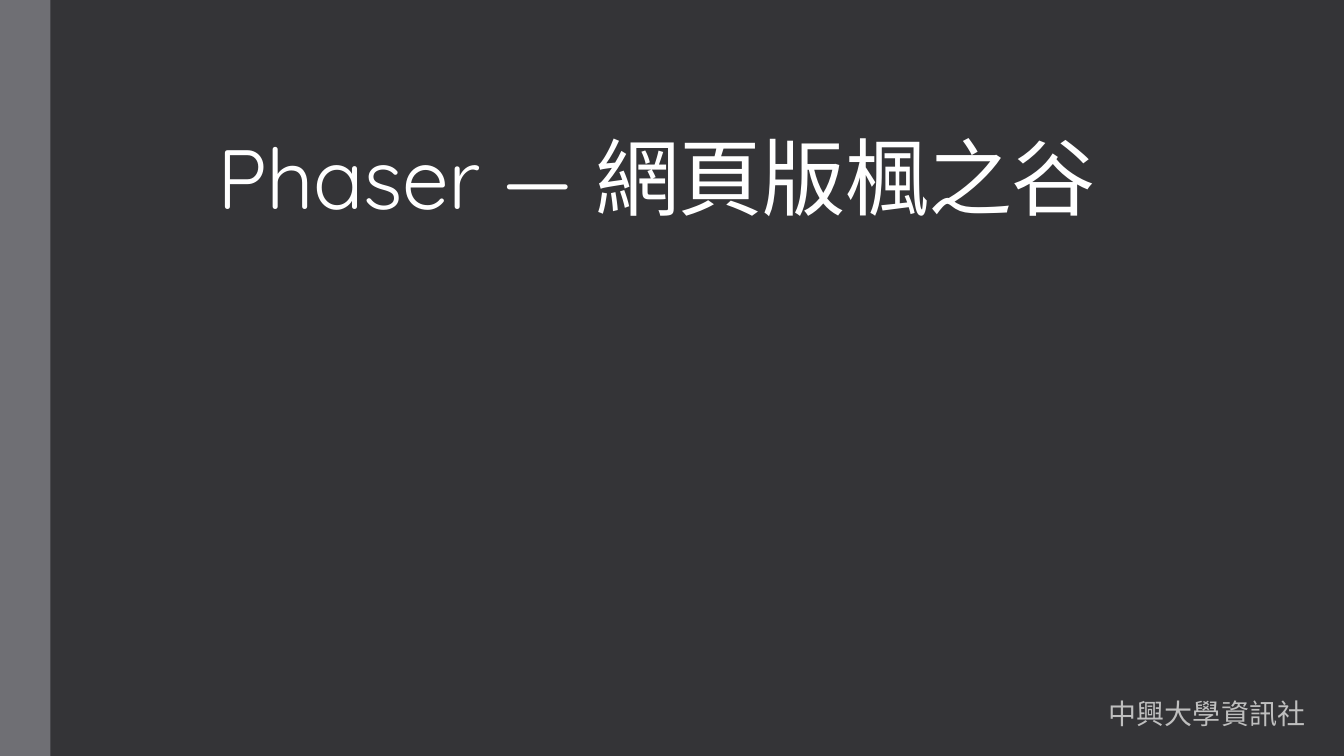
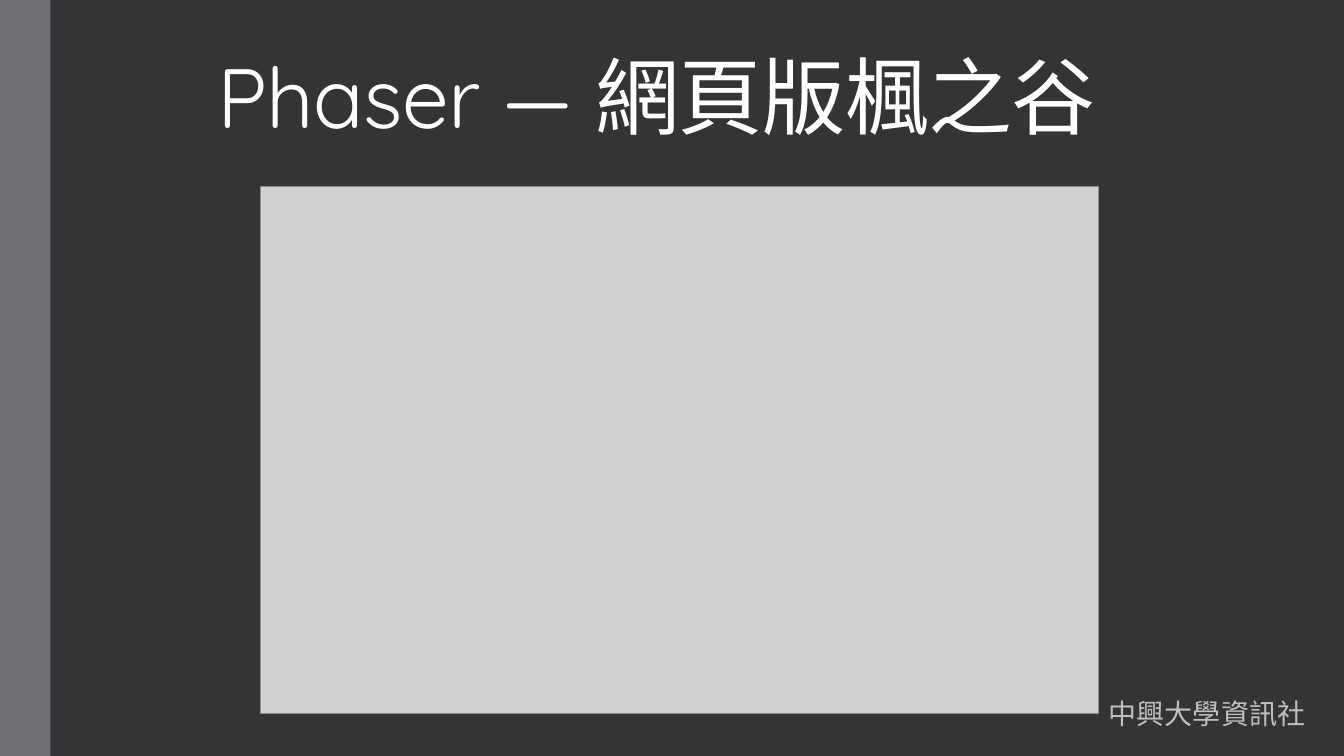
Before and after one commit to NCHUIT/104B_phaser_maple_game, a slide deck: slide 1 of maple_01.pptx. Drawn at 1344x756 pixels with LibreOffice and Linux fonts; fonts in the diff are those of the drawing; grey boxes stand for pictures. Boxes give left, top, right and bottom in pixels: in the first picture for what was removed or moved away, otherwise in the second. Text is boxed around its words. In the diff, an @@ line names an element or a change of style, - is before the commit and + after.

```diff
--- a/maple_01.pptx
+++ b/maple_01.pptx
@@ title "Phaser — 網頁版楓之谷": place and size @@
-title "Phaser — 網頁版楓之谷" at (217, 138, 1096, 216)
+title "Phaser — 網頁版楓之谷" at (217, 57, 1096, 135)
@@ picture added at (260, 187, 1098, 714) @@
```
Also in this commit, not shown: 11 other slides changed, 1 other file.
